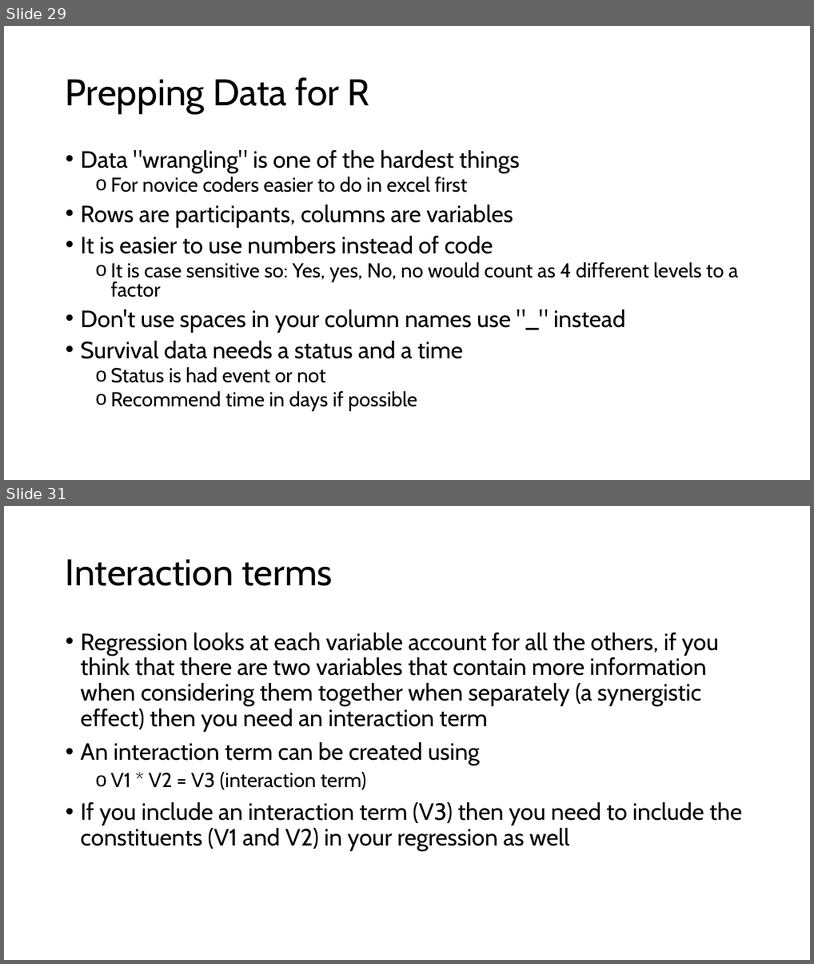
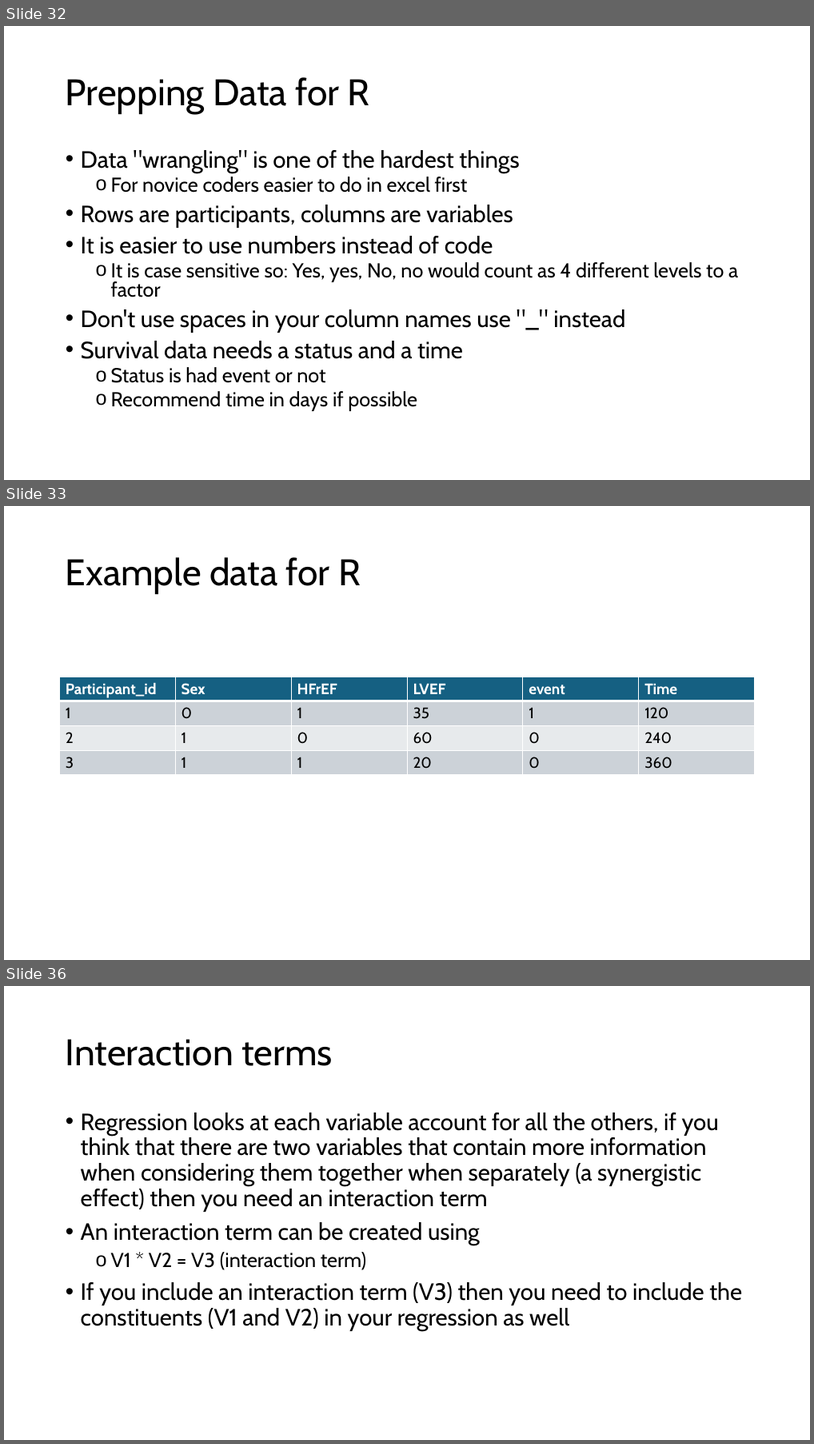
Before and after one commit to HTS-dev96/Pragmatic-R-and-Stats, a slide deck: Pratical Approach to stats and R.pptx. Shown one above the other, each under a label of ours: slides 29 and 31 before the commit, slides 32, 33 and 36 after it; the slides between them are not shown. The pictures are 814x964 and 814x1444 pixels, drawn with LibreOffice and Linux fonts; fonts in the diff are those of the drawing. Boxes give left, top, right and bottom in pixels: in the first picture for what was removed or moved away, otherwise in the second. Text is boxed around its words. In the diff, an @@ line names an element or a change of style, - is before the commit and + after.

```diff
--- a/Pratical Approach to stats and R.pptx
+++ b/Pratical Approach to stats and R.pptx
@@ slide 33 added at [4, 506, 810, 960], background #FFFFFF @@
@@ title added at [66, 557, 361, 594], 44 pt, text #000000 @@
+Example data for R
@@ table added at [60, 676, 757, 775], 4 rows, 6 columns @@
+Participant_id | Sex | HFrEF | LVEF | event | Time
+1 | 0 | 1 | 35 | 1 | 120
+2 | 1 | 0 | 60 | 0 | 240
+3 | 1 | 1 | 20 | 0 | 360
@@ what was slide 29 is now slide 32 @@
@@ what was slide 31 is now slide 36 @@
```
Also in this commit, not shown: 3 slides changed, 4 other slides added.
